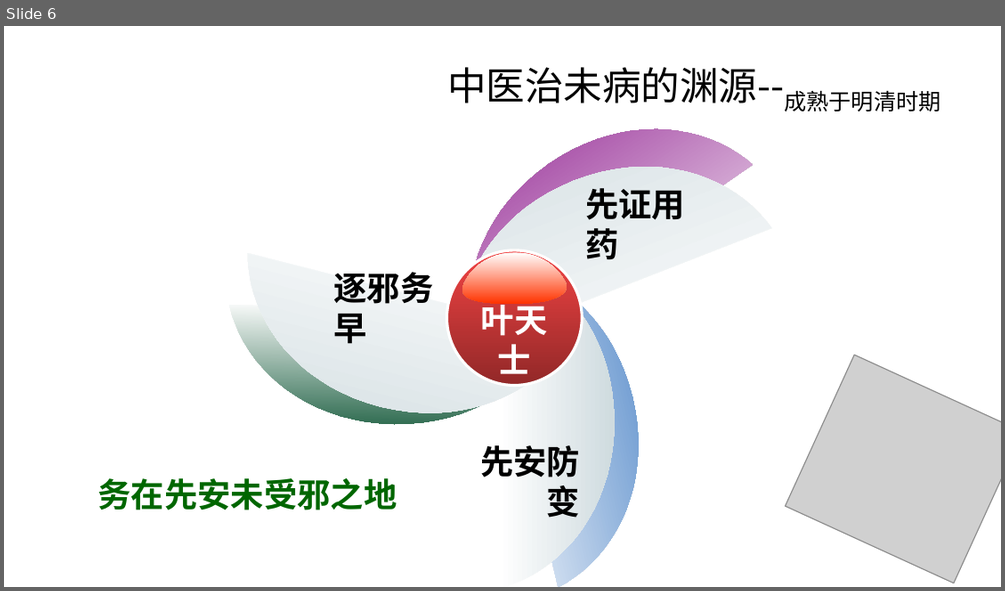
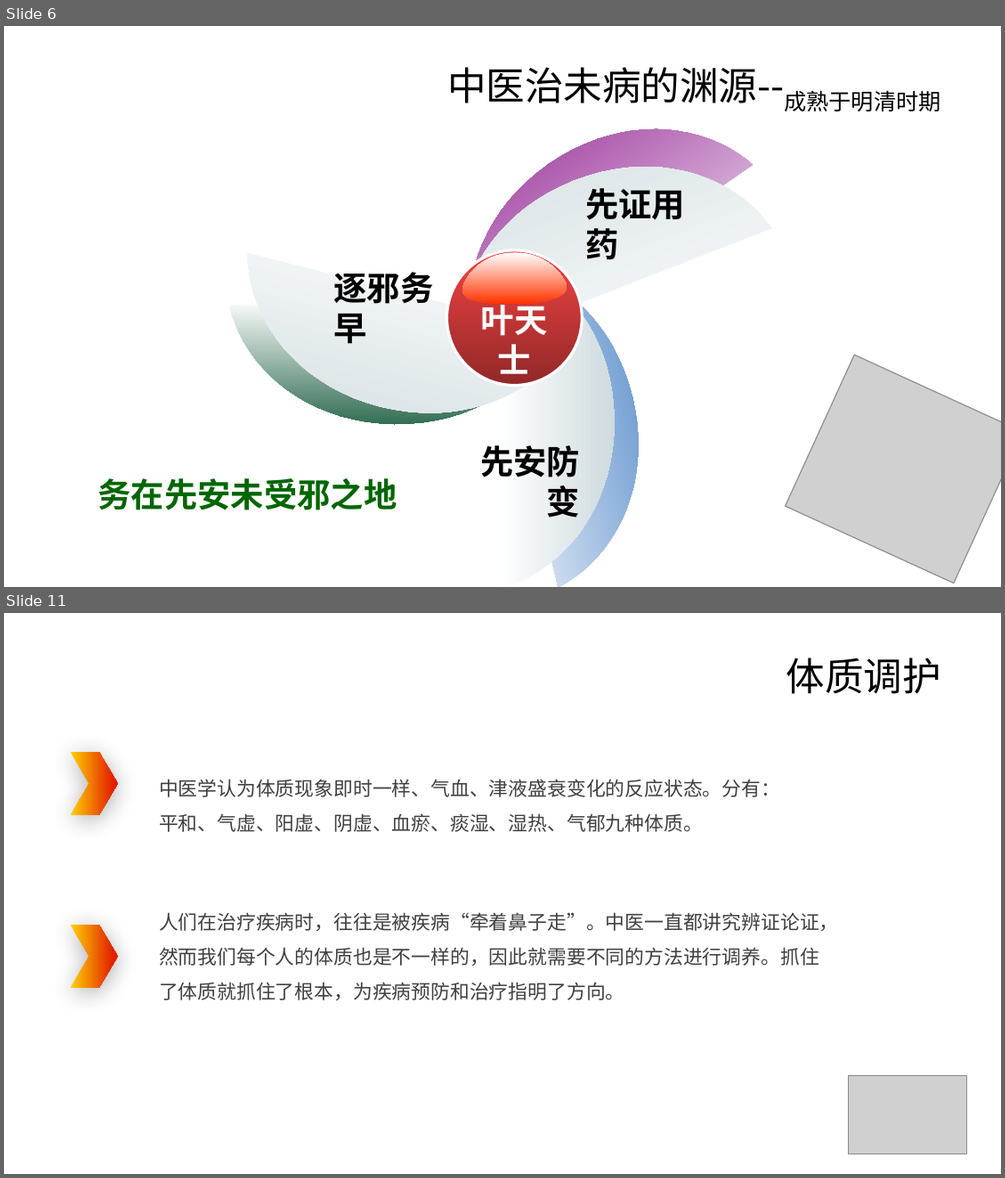
Before and after one commit to sdaulldd/PersonalWork, a slide deck: Document/中国风ppt模板-中医营养.pptx. Shown one above the other, each under a label of ours: slide 6 before the commit, slides 6 and 11 after it; the slides between them are not shown. The pictures are 1005x591 and 1005x1178 pixels, drawn with LibreOffice and Linux fonts; fonts in the diff are those of the drawing; grey boxes stand for pictures; background and template pictures are left out. Boxes give left, top, right and bottom in pixels: in the first picture for what was removed or moved away, otherwise in the second. Text is boxed around its words. In the diff, an @@ line names an element or a change of style, - is before the commit and + after.

```diff
--- a/Document/中国风ppt模板-中医营养.pptx
+++ b/Document/中国风ppt模板-中医营养.pptx
@@ slide 11 added at box(4, 613, 1001, 1174), background picture (left out) @@
@@ title added at box(786, 657, 941, 694), 28 pt, text #000000 @@
+体质调护
@@ chevron added at box(71, 753, 118, 815), fill gradient #FFCF01 to #E22000 @@
@@ text added at box(159, 779, 780, 832), 14 pt, text #404040 @@
+中医学认为体质现象即时一样、气血、津液盛衰变化的反应状态。分有：
+平和、气虚、阳虚、阴虚、血瘀、痰湿、湿热、气郁九种体质。
@@ chevron added at box(71, 925, 118, 988), fill gradient #FFCF01 to #E22000 @@
@@ text added at box(159, 912, 839, 1000), 14 pt, text #404040 @@
+人们在治疗疾病时，往往是被疾病“牵着鼻子走”。中医一直都讲究辨证论证，然而我们每个人的体质也是不一样的，因此就需要不同的方法进行调养。抓住了体质就抓住了根本，为疾病预防和治疗指明了方向。
@@ picture added at box(848, 1076, 967, 1154) @@
```
Also in this commit, not shown: 3 slides changed, 7 other slides added, 5 slides removed.
